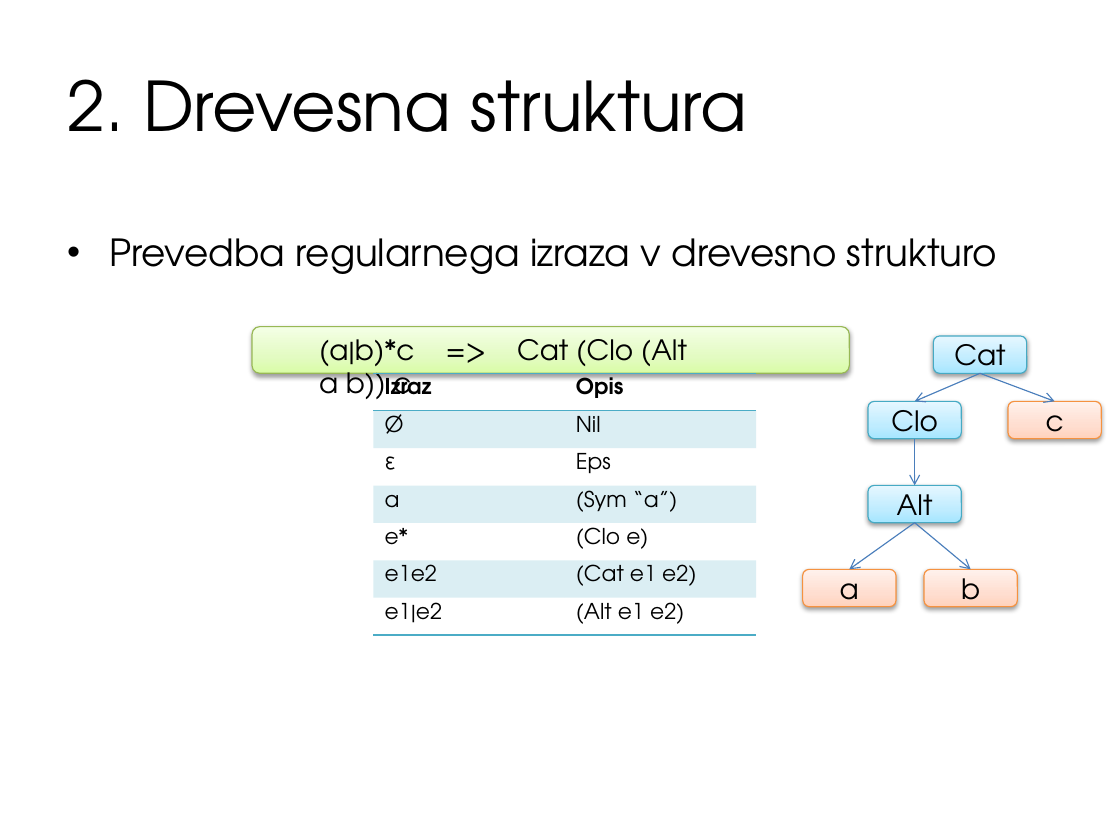
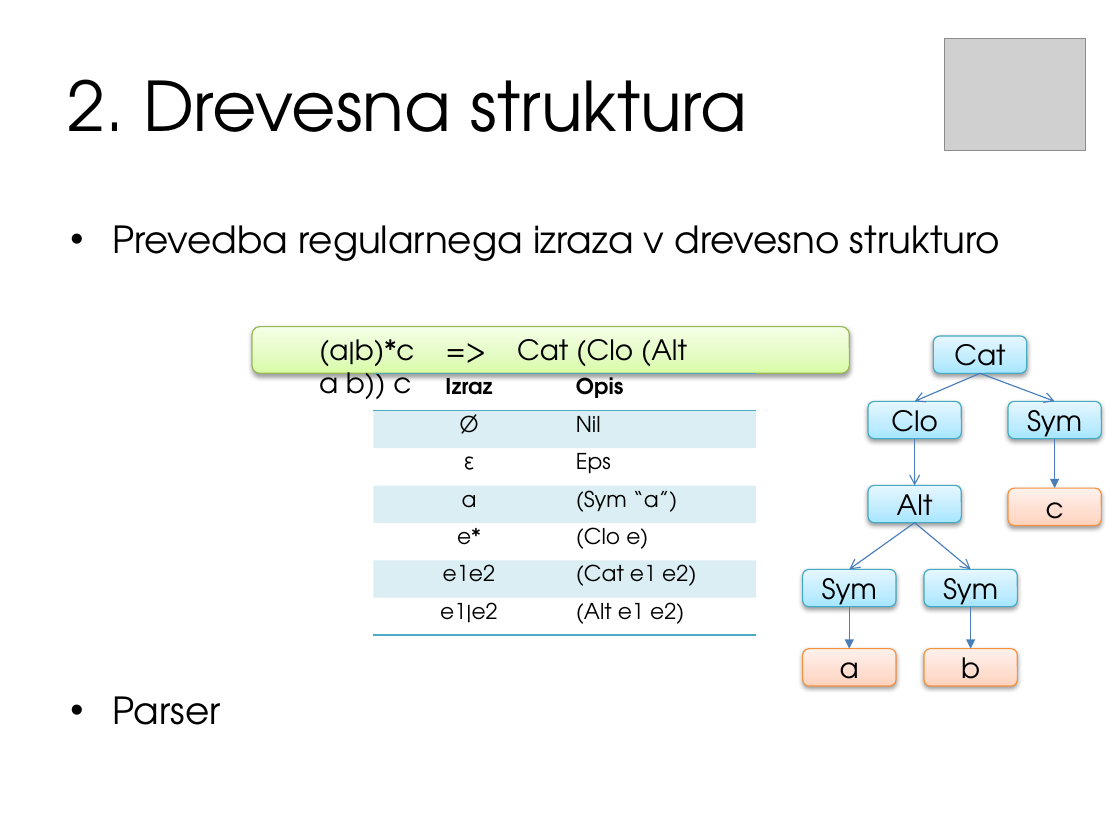
Before and after one commit to tadeboro/reglang, a slide deck: slide 6 of presentation/RegexRangers.pptx. Drawn at 1120x840 pixels with LibreOffice and Linux fonts; fonts in the diff are those of the drawing; grey boxes stand for pictures. Boxes give left, top, right and bottom in pixels: in the first picture for what was removed or moved away, otherwise in the second. Text is boxed around its words. In the diff, an @@ line names an element or a change of style, - is before the commit and + after.

```diff
--- a/presentation/RegexRangers.pptx
+++ b/presentation/RegexRangers.pptx
@@ picture added at (944,38,1085,150) @@
@@ text "Prevedba regularnega izraza v drevesno ...": place and size @@
-text "Prevedba regularnega izraza v drevesno ..." at (109,238,997,274)
+text "Prevedba regularnega izraza v drevesno ..." at (112,225,1000,725)
@@ table at (373,373,756,634) @@
@@ alignment left to centre @@
@@ rounded rectangle added at (1008,401,1101,438), fill gradient #A7E6FF to #C1EDFF to #E7F8FF, outline #46AAC5 0.75 pt, 18 pt, text #000000 @@
+Sym
@@ arrow added from (1055, 439) to (1055, 488), #4B7EBC 0.75 pt @@
@@ rounded rectangle "c": place and size @@
-rounded rectangle "c" at (1008,401,1101,438)
+rounded rectangle "c" at (1008,488,1101,525)
@@ rounded rectangle added at (803,569,896,606), fill gradient #A7E6FF to #C1EDFF to #E7F8FF, outline #46AAC5 0.75 pt, 18 pt, text #000000 @@
+Sym
@@ rounded rectangle added at (924,569,1017,606), fill gradient #A7E6FF to #C1EDFF to #E7F8FF, outline #46AAC5 0.75 pt, 18 pt, text #000000 @@
+Sym
@@ arrow added from (849, 607) to (849, 648), #4B7EBC 0.75 pt @@
@@ arrow added from (971, 607) to (971, 648), #4B7EBC 0.75 pt @@
@@ rounded rectangle "a": place and size @@
-rounded rectangle "a" at (803,569,896,606)
+rounded rectangle "a" at (803,648,896,685)
@@ rounded rectangle "b": place and size @@
-rounded rectangle "b" at (924,569,1017,606)
+rounded rectangle "b" at (924,648,1017,685)
@@ text at (112,696,221,725): paragraph added @@
+• Parser
```
Also in this commit, not shown: 12 other slides changed, 4 slides added, 4 slides removed, 23 other files.
